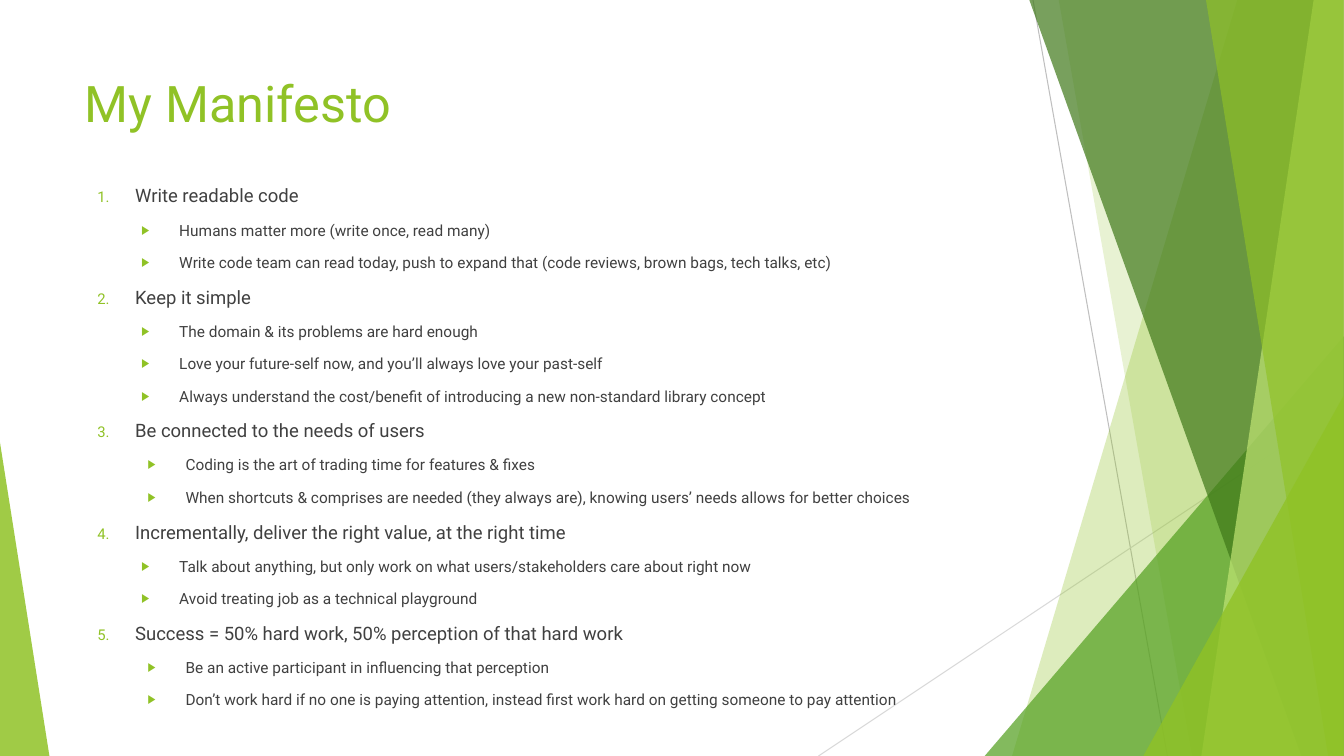
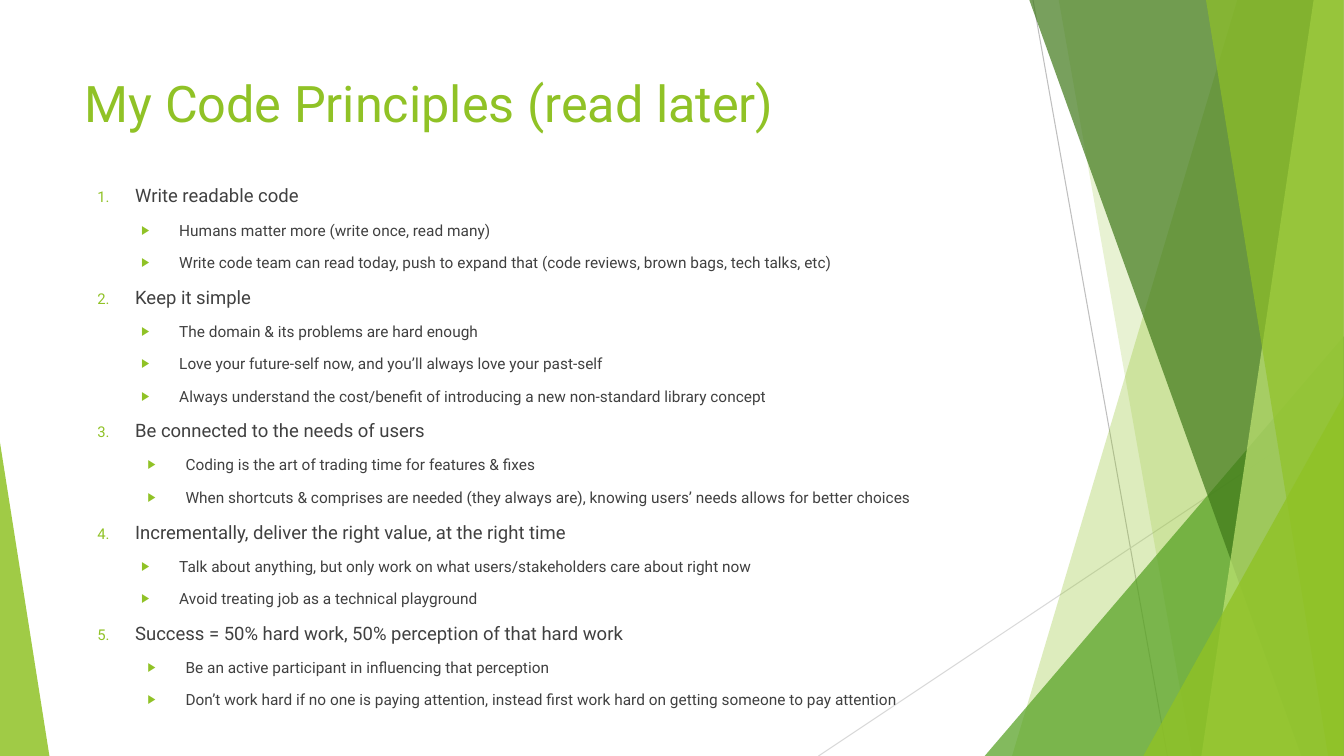
Before and after one commit to lancegatlin/tagless-final-autotest-talk-19feb19, a slide deck: slide 4 of tagless-final-autotest-19Feb19.pptx (slide 5 before the commit). Drawn at 1344x756 pixels with LibreOffice and Linux fonts; fonts in the diff are those of the drawing. Boxes give left, top, right and bottom in pixels: in the first picture for what was removed or moved away, otherwise in the second. Text is boxed around its words. In the diff, an @@ line names an element or a change of style, - is before the commit and + after.

```diff
--- a/tagless-final-autotest-19Feb19.pptx
+++ b/tagless-final-autotest-19Feb19.pptx
@@ title at <box>85,82,773,134</box>: text changed @@
-My Manifesto
+My Code Principles (read later)
```
Also in this commit, not shown: 3 other slides changed, 14 slides added, 2 slides removed.
